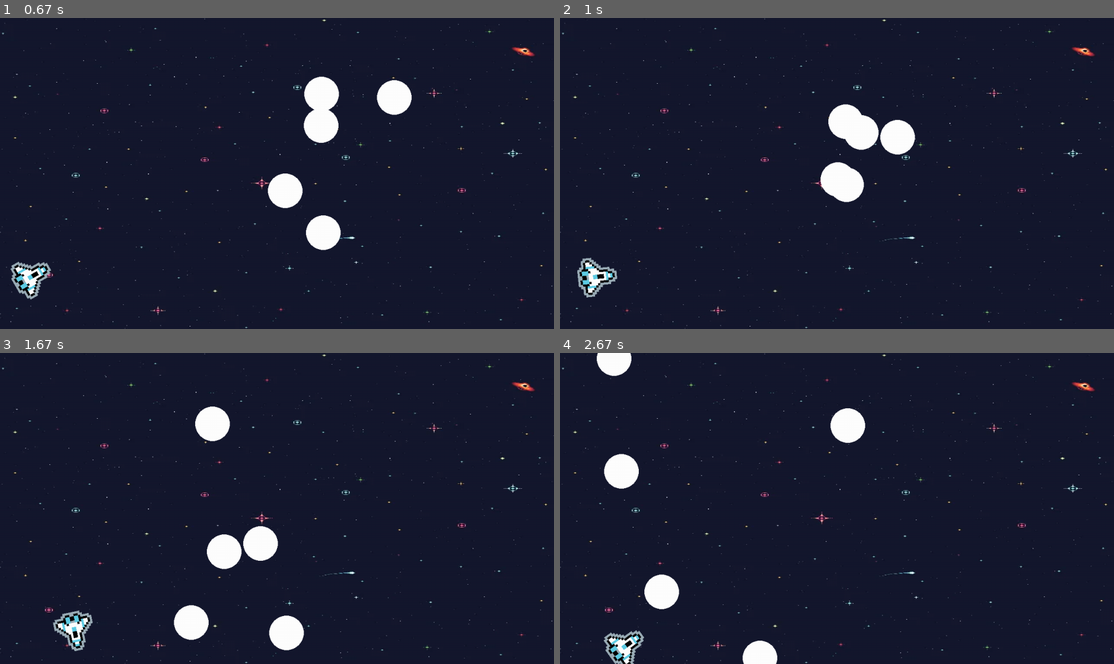
Above: before the commit, frames 1-4 (two rows, left to right).
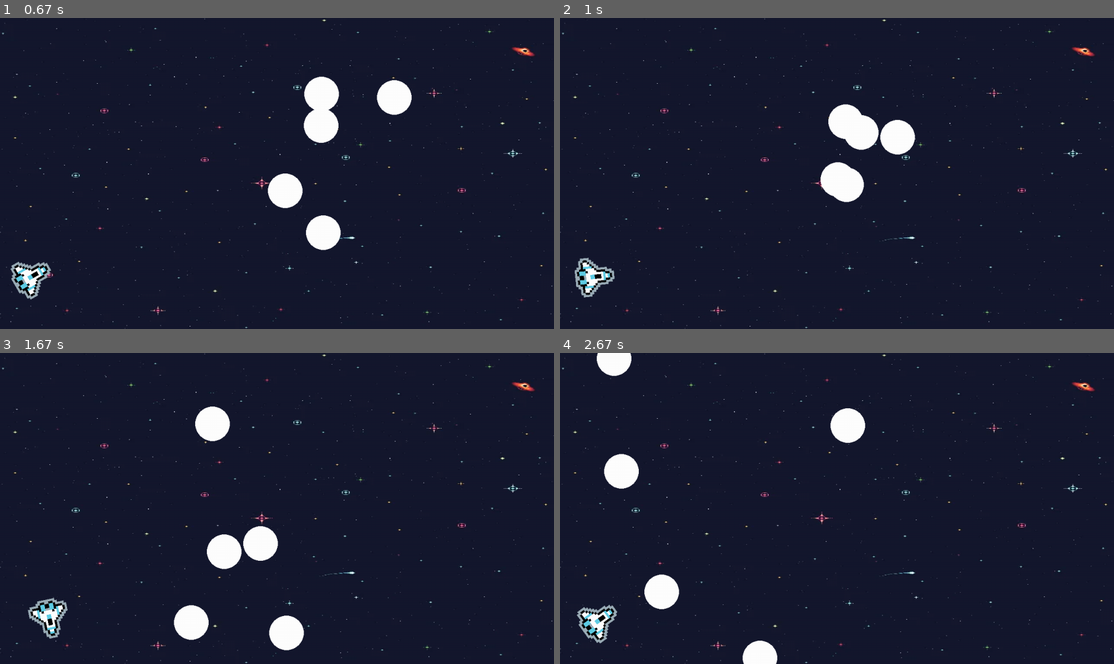
Above: after the commit, the same moments.

Repository: EinSchnitzelchen/AsteroidsAufTemu
Game: pygame game, started from Julien/PYgame/Game.py
Same seed, same stepped clock (60 frames per second), same inputs: the game is played once before the commit and once after it.
Inputs:
- Up to frame 1 (0.67 s): hold Right from 0.33 s (still down)
- Up to frame 2 (1 s): release Right at 0.8 s; hold Up from 0.83 s (still down)
- Up to frame 3 (1.67 s): release Up at 1.13 s; hold Right 1.17-1.63 s
- Up to frame 4 (2.67 s): hold Left 1.67-2.2 s; hold Down 2.23-2.53 s; hold Left from 2.57 s (still down)

Frame 1 is identical in both runs. In frame 2, 0.5% of the frame differs, in the area x 2-11%, y 77-90%; in frame 3, 1.1%; in frame 4, 1.1%, in the area x 3-16%, y 80-100%.

Commit message:
New acc and speed values

Diff:
--- a/Julien/PYgame/Game.py
+++ b/Julien/PYgame/Game.py
@@ -112,8 +112,8 @@
 
 
         self.velocity = 0  # Startgeschwindigkeit
-        self.acceleration = 0.2  # Wie schnell das Schiff beschleunigt
-        self.max_speed = 20  # Maximale Geschwindigkeit
+        self.acceleration = 0.1  # Wie schnell das Schiff beschleunigt
+        self.max_speed = 10  # Maximale Geschwindigkeit
         self.friction = 0.05  # Wie schnell es abbremst
 
     def wrap_around(self):
@@ -191,5 +191,3 @@
     main()
     pygame.quit()
     sys.exit()
-
-####
